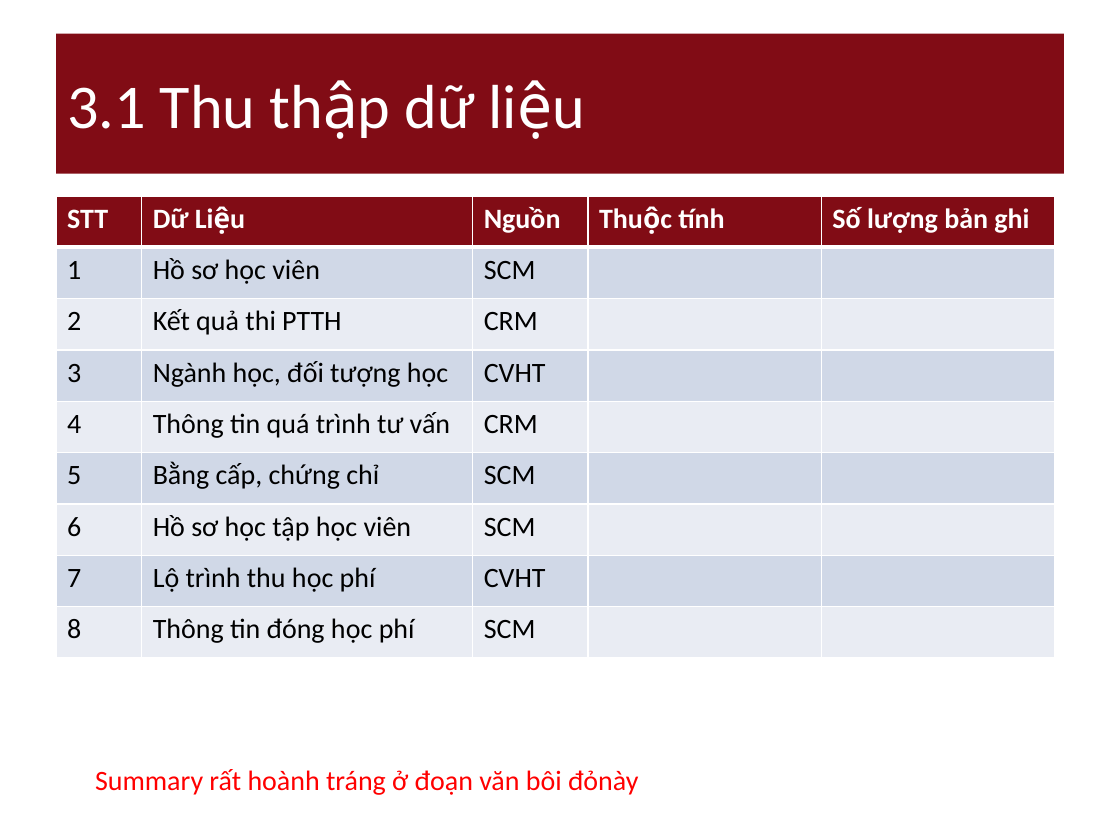
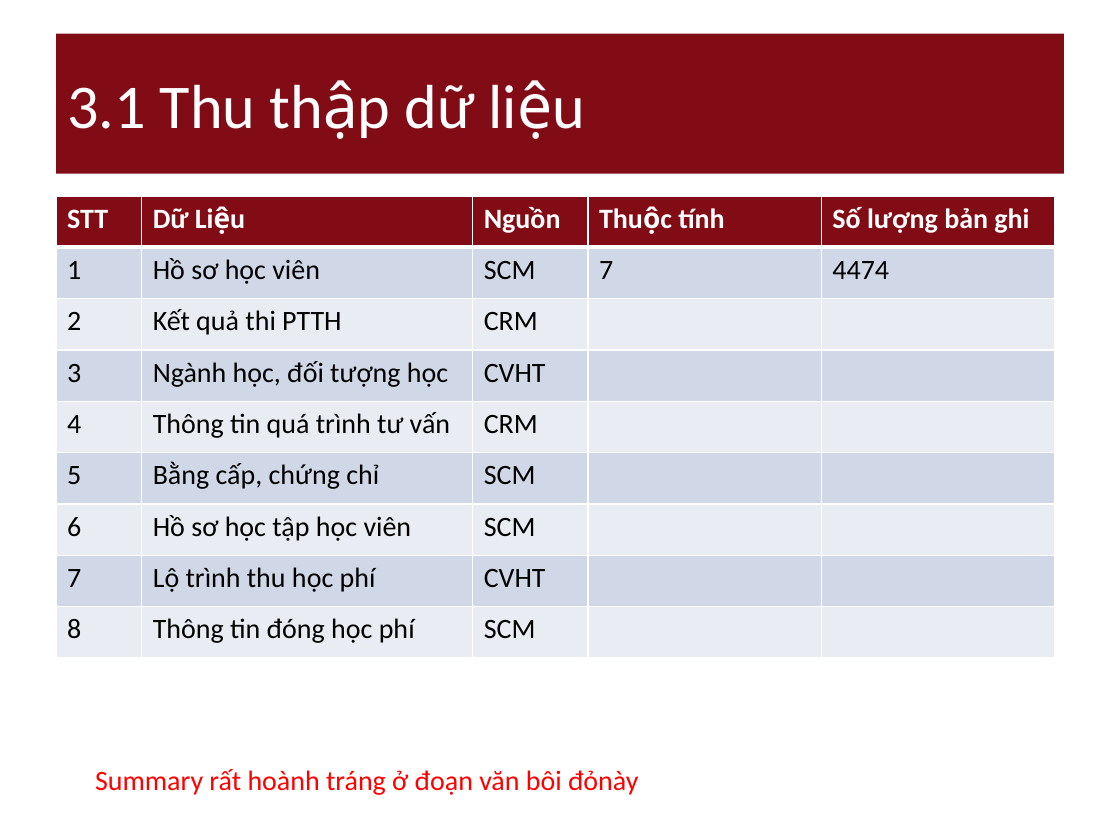
Before and after one commit to nguyendanhtu/drop-out, a slide deck: slide 12 of 01. Document/DropOut_Project_Report v_3.12.2011.pptx. Drawn at 1120x840 pixels with LibreOffice and Linux fonts; fonts in the diff are those of the drawing. Boxes give left, top, right and bottom in pixels: in the first picture for what was removed or moved away, otherwise in the second. Text is boxed around its words. In the diff, an @@ line names an element or a change of style, - is before the commit and + after.

```diff
--- a/01. Document/DropOut_Project_Report v_3.12.2011.pptx
+++ b/01. Document/DropOut_Project_Report v_3.12.2011.pptx
@@ table at [56,196,1054,657] @@
-row 2, column 4: 
+row 2, column 4: 7
-row 2, column 5: 
+row 2, column 5: 4474
```
Also in this commit, not shown: 7 other slides changed, 6 other files.
